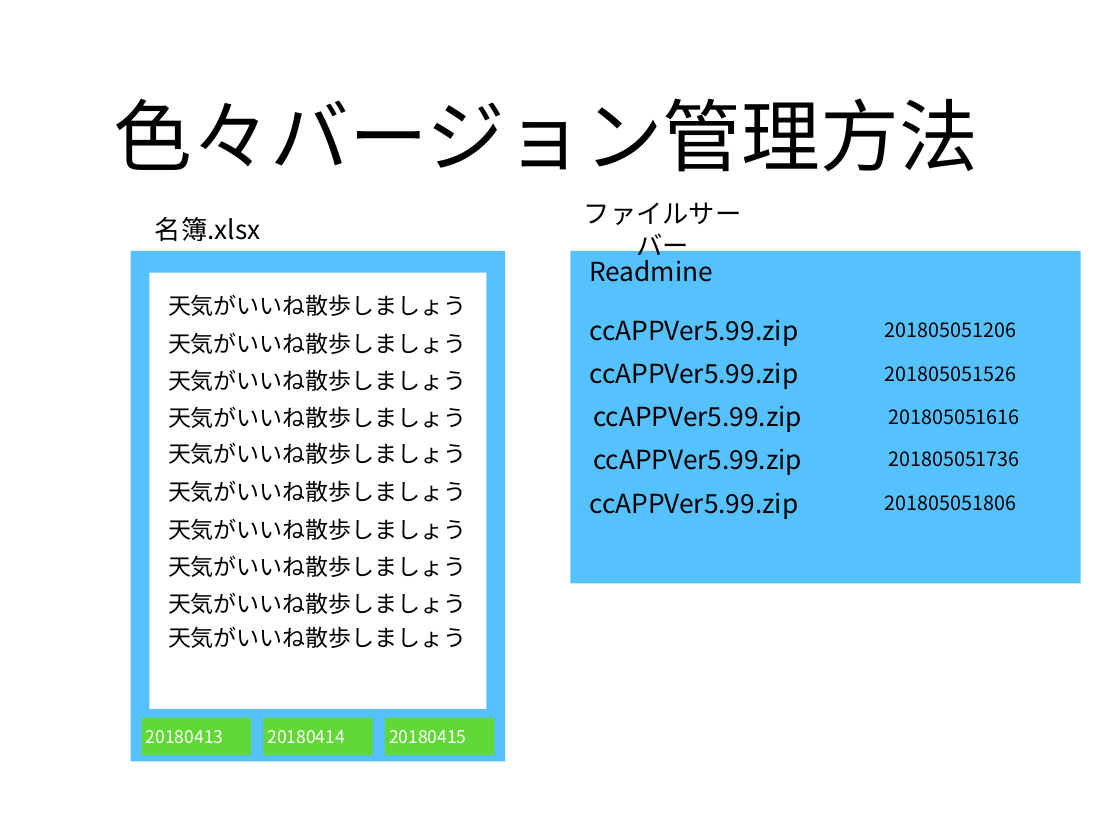
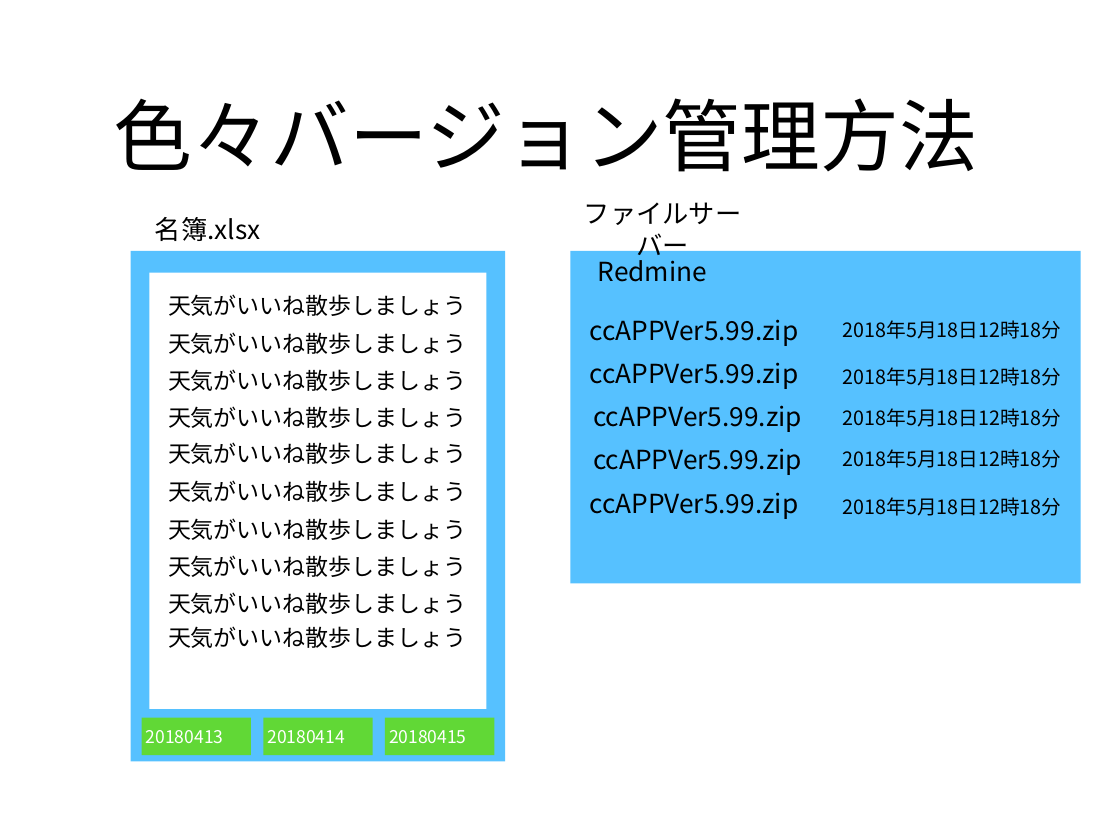
Before and after one commit to xu1718191411/NagoyaStudy, a slide deck: slide 3 of Git入門.pptx. Drawn at 1120x840 pixels with LibreOffice and Linux fonts; fonts in the diff are those of the drawing. Boxes give left, top, right and bottom in pixels: in the first picture for what was removed or moved away, otherwise in the second. Text is boxed around its words. In the diff, an @@ line names an element or a change of style, - is before the commit and + after.

```diff
--- a/Git入門.pptx
+++ b/Git入門.pptx
@@ text removed at (589, 254, 713, 282) @@
-Readmine
@@ text added at (598, 254, 707, 282), 24 pt, text #000000 @@
+Redmine
@@ text added at (843, 320, 1062, 339), 18 pt, text #000000 @@
+2018年5月18日12時18分
@@ text removed at (885, 322, 1016, 338) @@
-201805051206
@@ text added at (843, 367, 1062, 386), 18 pt, text #000000 @@
+2018年5月18日12時18分
@@ text removed at (885, 366, 1016, 382) @@
-201805051526
@@ text added at (843, 408, 1062, 427), 18 pt, text #000000 @@
+2018年5月18日12時18分
@@ text removed at (889, 409, 1020, 425) @@
-201805051616
@@ text added at (843, 449, 1062, 468), 18 pt, text #000000 @@
+2018年5月18日12時18分
@@ text removed at (889, 451, 1020, 467) @@
-201805051736
@@ text added at (843, 497, 1062, 516), 18 pt, text #000000 @@
+2018年5月18日12時18分
@@ text removed at (885, 495, 1016, 511) @@
-201805051806
```
Also in this commit, not shown: 1 other slide changed, 16 slides added, 7 slides removed, 1 other file.
